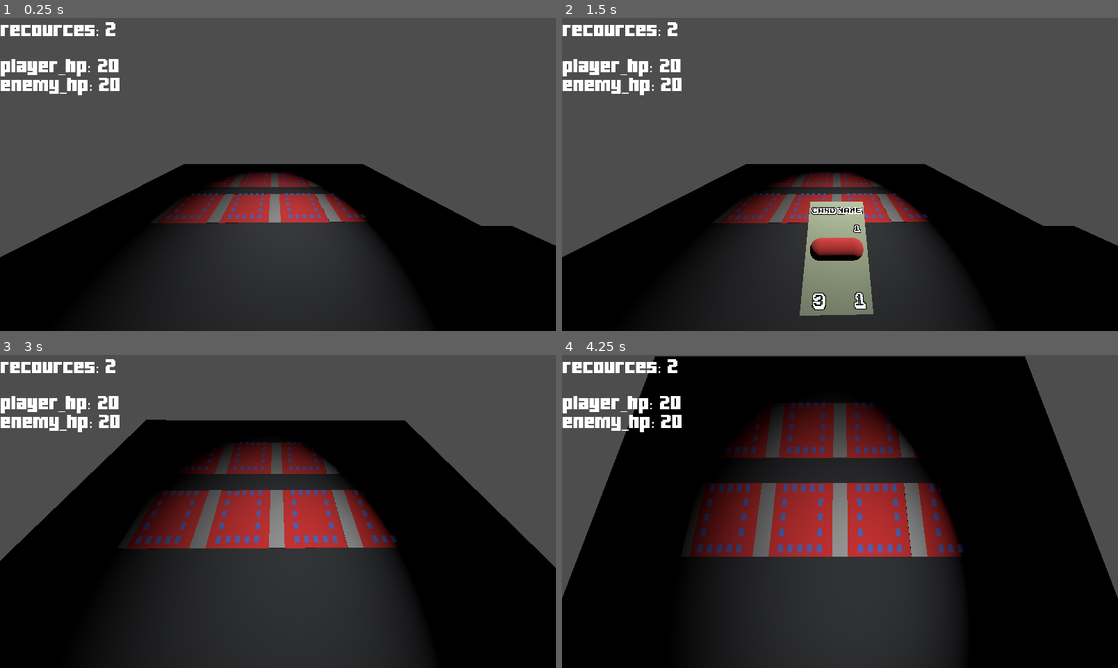
Above: before the commit, frames 1-4 (two rows, left to right).
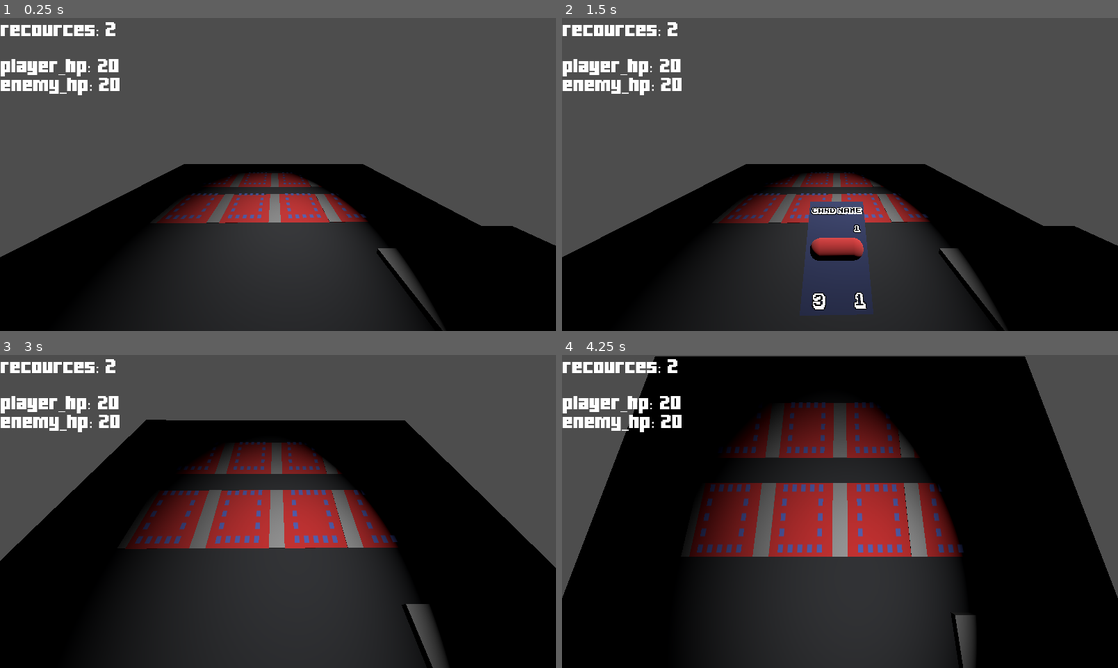
Above: after the commit, the same moments.

Repository: kandlash/Insectophosis
Game: Godot game, scene res://scenes/test_level.tscn
Same seed, same stepped clock (60 frames per second), same inputs: the game is played once before the commit and once after it.
Inputs (mouse positions are in pixels of both pictures, inside the frame that each line leads up to):
- Up to frame 1 (0.25 s): no input
- Up to frame 2 (1.5 s): tap Enter (ui_accept) at 0.5, 0.77, 1.25 s; move the mouse to (962, 158) at 0.52 s; hold A (attack) 0.53-1.28 s; click (962, 158) at 0.8 s; move the mouse to (728, 190) at 1.27 s; hold Down (ui_down) from 1.28 s (still down); click (728, 190) at 1.35 s
- Up to frame 3 (3 s): tap Enter (ui_accept) at 1.52, 2, 2.75 s; tap A (attack) at 1.55 s; move the mouse to (333, 442) at 2.02 s; release Down (ui_down) at 2.03 s; hold 1 (1cam) 2.03-2.78 s; click (333, 442) at 2.3 s; move the mouse to (250, 574) at 2.77 s; tap 2 (2cam) at 2.85 s
- Up to frame 4 (4.25 s): tap Enter (ui_accept) at 3.02, 3.5, 3.77 s; tap A (attack) at 3.05 s; move the mouse to (1006, 558) at 3.52 s; hold Down (ui_down) from 3.53 s (still down); hold A (attack) from 3.53 s (still down); click (1006, 558) at 3.8 s

The runs differ from the first frame. In frame 1, 0.5% of the frame differs, in the area x 67-80%, y 73-100%; in frame 2, 3.6%, in the area x 42-80%, y 58-100%; in frame 3, 0.7%; in frame 4, 0.5%.
Error after the commit: Invalid access to property or key 'name' on a base object of type 'Nil'. (res://scripts/player_head_camera.gd:16)

Commit message:
cards with effects

Diff:
--- /dev/null
+++ b/scenes/dmg_buff_effect_card.tscn
@@ -0,0 +1,18 @@
+[gd_scene load_steps=3 format=3 uid="uid://b80ekt16x7i73"]
+
+[ext_resource type="PackedScene" uid="uid://tyuc3yr6gob0" path="res://scenes/effect_card.tscn" id="1_06la8"]
+[ext_resource type="Script" path="res://scripts/dmg_buff_effect_card.gd" id="2_37h3h"]
+
+[node name="dmg_buff_effect_card" instance=ExtResource("1_06la8")]
+script = ExtResource("2_37h3h")
+dmg_buff = 1
+effect_desc = "increase damage of chosen card"
+card_name = "damager"
+
+[node name="effect_description" parent="." index="3"]
+text = "desc
+asdasdasdasdasdasdasdasdasdasdasdasdasdasdasdasd"
+font_size = 23
+outline_size = 9
+autowrap_mode = 1
+width = 250.0
--- /dev/null
+++ b/scenes/effect_card.tscn
@@ -0,0 +1,55 @@
+[gd_scene load_steps=7 format=3 uid="uid://tyuc3yr6gob0"]
+
+[ext_resource type="FontFile" uid="uid://djn4dvgw8mpda" path="res://assets/ka1.ttf" id="1_ocd5q"]
+[ext_resource type="Script" path="res://scripts/effect_card.gd" id="1_ooum0"]
+
+[sub_resource type="BoxMesh" id="BoxMesh_7t4ss"]
+
+[sub_resource type="BoxShape3D" id="BoxShape3D_wm882"]
+size = Vector3(0.910522, 0.0398876, 0.543945)
+
+[sub_resource type="StandardMaterial3D" id="StandardMaterial3D_qqxnr"]
+albedo_color = Color(0.901961, 0, 0, 1)
+
+[sub_resource type="SphereMesh" id="SphereMesh_gsw6s"]
+
+[node name="effect_card" type="StaticBody3D" groups=["cards"]]
+collision_layer = 2
+collision_mask = 2
+script = ExtResource("1_ooum0")
+
+[node name="card" type="MeshInstance3D" parent="."]
+transform = Transform3D(0.914431, 0, 0, 0, 0.0358521, 0, 0, 0, 0.562295, 0, 0, 0)
+mesh = SubResource("BoxMesh_7t4ss")
+skeleton = NodePath("../..")
+
+[node name="CollisionShape3D" type="CollisionShape3D" parent="."]
+transform = Transform3D(1, 0, 0, 0, 1, 0, 0, 0, 1, 0.00440215, -0.00126705, 0)
+shape = SubResource("BoxShape3D_wm882")
+
+[node name="name_label" type="Label3D" parent="."]
+transform = Transform3D(-1.64167e-08, 0.37557, 1.64167e-08, 0, -1.64167e-08, 0.37557, 0.37557, 1.64167e-08, 7.17596e-16, 0.355405, 0.0381118, 0)
+texture_filter = 0
+text = "card name"
+font = ExtResource("1_ocd5q")
+font_size = 37
+
+[node name="effect_description" type="Label3D" parent="."]
+transform = Transform3D(-1.64167e-08, 0.37557, 1.64167e-08, 0, -1.64167e-08, 0.37557, 0.37557, 1.64167e-08, 7.17596e-16, -0.269419, 0.0381118, 0)
+texture_filter = 0
+text = "card name"
+font = ExtResource("1_ocd5q")
+font_size = 16
+
+[node name="price_label" type="Label3D" parent="."]
+transform = Transform3D(-1.64167e-08, 0.37557, 1.64167e-08, 0, -1.64167e-08, 0.37557, 0.37557, 1.64167e-08, 7.17596e-16, 0.176536, 0.0381118, 0.192774)
+texture_filter = 0
+text = "0
+"
+font = ExtResource("1_ocd5q")
+font_size = 37
+
+[node name="effect_mesh" type="MeshInstance3D" parent="."]
+transform = Transform3D(0.227414, 0, 0, 0, -9.94057e-09, -0.227414, 0, 0.227414, -9.94057e-09, 0, 0, 0)
+material_override = SubResource("StandardMaterial3D_qqxnr")
+mesh = SubResource("SphereMesh_gsw6s")
--- /dev/null
+++ b/scenes/effect_card_deck.tscn
@@ -0,0 +1,5 @@
+[gd_scene load_steps=2 format=3 uid="uid://c5peuf4bq4mra"]
+
+[ext_resource type="PackedScene" uid="uid://bmn5q17yg825e" path="res://scenes/card_deck.tscn" id="1_jrn66"]
+
+[node name="effect_card_deck" instance=ExtResource("1_jrn66")]
--- a/scenes/test_level.tscn
+++ b/scenes/test_level.tscn
@@ -14,6 +14,8 @@
 [ext_resource type="PackedScene" uid="uid://bur7d2bnxf58y" path="res://scenes/battle_place.tscn" id="12_41851"]
 [ext_resource type="PackedScene" uid="uid://g11oq2rsi5o5" path="res://scenes/enemy.tscn" id="13_widnl"]
 [ext_resource type="PackedScene" uid="uid://blmtb68i7o1o4" path="res://scenes/player.tscn" id="14_2adw7"]
+[ext_resource type="PackedScene" uid="uid://c5peuf4bq4mra" path="res://scenes/effect_card_deck.tscn" id="15_kr4su"]
+[ext_resource type="PackedScene" uid="uid://b80ekt16x7i73" path="res://scenes/dmg_buff_effect_card.tscn" id="16_jvesd"]
 
 [node name="test_level" type="Node3D"]
 
@@ -75,3 +77,9 @@
 [node name="enemy" parent="." instance=ExtResource("13_widnl")]
 
 [node name="player" parent="." instance=ExtResource("14_2adw7")]
+
+[node name="effect_card_deck" parent="." instance=ExtResource("15_kr4su")]
+transform = Transform3D(1, 0, 0, 0, 0.138667, 0, 0, 0, 0.416754, -2.32386, 0.179979, 1.49897)
+cards = {
+ExtResource("16_jvesd"): 999
+}
--- a/scripts/card.gd
+++ b/scripts/card.gd
@@ -1,39 +1,25 @@
-extends StaticBody3D
+extends "res://scripts/card_base.gd"
 
-var is_selected = false
-var prev_position
 
-@export var card_name : String = "card name"
 @export var hp : int = 3
 @export var dmg : int = 1
-@export var price : int = 1
 @export var next_stage_card = null
-@onready var name_label := $name_label
 @onready var hp_label := $hp_label
 @onready var attack_label := $attack_label
-@onready var price_label := $price_label
 @onready var attack_ray := $attack_RayCast3D
 
 var is_ready = false
 var is_enemy = false
 
-signal get_back_ended
-
 var player_attack_ray_dir = Vector3(3, 0, 0)
 var enemy_attack_ray_dir = Vector3(-3, 0, 0)
 
 func _ready() -> void:
-	var newMaterial = StandardMaterial3D.new() # Создаём новый материал
-	newMaterial.albedo_color = Color(
-		randf_range(0, 1.0),
-		randf_range(0, 1.0),
-		randf_range(0, 1.0)
-	)
-	$card.material_override = newMaterial
-	name_label.text = card_name
+	super._ready()
+
 	hp_label.text = str(hp)
 	attack_label.text = str(dmg)
-	price_label.text = str(price)
+
 
 func attack(is_enemy):
 	attack_ray.target_position = enemy_attack_ray_dir if is_enemy else player_attack_ray_dir
@@ -61,14 +47,6 @@
 		return
 	collider.get_damage(dmg)
 
-func get_back():
-	var tween = create_tween()
-	tween.tween_property(self,
-	 "position",
-	 prev_position,
-	 0.15).set_trans(Tween.TRANS_SPRING)
-	get_back_ended.emit()
-
 func get_damage(damage: int):
 	hp -= damage
 	if hp <= 0:
@@ -78,16 +56,8 @@
 func update_hp_label():
 	hp_label.text = str(hp)
 
+func update_dmg_label():
+	attack_label.text = str(dmg)
+
 func make_ready():
 	is_ready = true
-
-func make_selected():
-	prev_position = position
-	var tween = create_tween()
-	tween.tween_property(self,
-	 "position",
-	 Vector3(position.x + 0.5, position.y, position.z),
-	 0.15).set_trans(Tween.TRANS_SPRING)
-
-func make_unselected():
-	get_back()
--- /dev/null
+++ b/scripts/card_base.gd
@@ -0,0 +1,41 @@
+extends StaticBody3D
+
+var is_selected = false
+var prev_position
+signal get_back_ended
+@export var card_name : String = "card name"
+@export var price : int = 1
+@onready var name_label := $name_label
+@onready var price_label := $price_label
+
+var is_effect_card = false
+
+func _ready() -> void:
+	var newMaterial = StandardMaterial3D.new() # Создаём новый материал
+	newMaterial.albedo_color = Color(
+		randf_range(0, 1.0),
+		randf_range(0, 1.0),
+		randf_range(0, 1.0)
+	)
+	$card.material_override = newMaterial
+	name_label.text = card_name
+	price_label.text = str(price)
+
+func make_selected():
+	prev_position = position
+	var tween = create_tween()
+	tween.tween_property(self,
+	 "position",
+	 Vector3(position.x + 0.5, position.y, position.z),
+	 0.15).set_trans(Tween.TRANS_SPRING)
+
+func make_unselected():
+	get_back()
+
+func get_back():
+	var tween = create_tween()
+	tween.tween_property(self,
+	 "position",
+	 prev_position,
+	 0.15).set_trans(Tween.TRANS_SPRING)
+	get_back_ended.emit()
--- a/scripts/card_point.gd
+++ b/scripts/card_point.gd
@@ -5,3 +5,5 @@
 
 func _on_child_order_changed() -> void:
 	is_empty = !is_empty
+	if $CollisionShape3D:
+		$CollisionShape3D.disabled = !$CollisionShape3D.disabled
--- /dev/null
+++ b/scripts/dmg_buff_effect_card.gd
@@ -0,0 +1,7 @@
+extends "res://scripts/effect_card.gd"
+
+@export var dmg_buff : int = 1
+
+func make_effect(card):
+	card.dmg += dmg_buff
+	card.update_dmg_label()
--- /dev/null
+++ b/scripts/effect_card.gd
@@ -0,0 +1,15 @@
+extends "res://scripts/card_base.gd"
+
+@export var effect_desc : String = "effect description"
+@onready var effect_description: Label3D = $effect_description
+
+func _ready() -> void:
+	super._ready()
+	effect_description.text = effect_desc
+	is_effect_card = true
+
+func make_on_card_effect(card):
+	pass
+
+func make_on_global_effect():
+	pass
--- a/scripts/enemy.gd
+++ b/scripts/enemy.gd
@@ -35,8 +35,8 @@
 	if empty_places.is_empty():
 		return
 	var card_ = get_strongest(cards)
-	print(cards)
 	var card = card_.instantiate()
+	card.is_enemy = true
 	if enemy_resources - card.price < 0:
 		return
 	enemy_resources -= card.price
--- a/scripts/player_head_camera.gd
+++ b/scripts/player_head_camera.gd
@@ -13,7 +13,7 @@
 		var new_object = shoot_ray()
 		if new_object and new_object.is_in_group("turn_ender"):
 			level_manager.turn_base_manager.end_turn("player")
-		if new_object and new_object.name == "card_deck":
+		if new_object and new_object.name == "card_deck" or new_object.name == "effect_card_deck":
 			if level_manager.hand.player_hand.size() == 2 or player.cards == 0:
 				return
 			var new_card = new_object.get_card()
--- a/scripts/table_topdown_camera.gd
+++ b/scripts/table_topdown_camera.gd
@@ -7,41 +7,86 @@
 	set_process_input(false)
 
 func _input(event: InputEvent) -> void:
-	if level_manager.turn_base_manager.game_state != level_manager.turn_base_manager.GameStates.player_turn:
+	# Проверяем, является ли ход игрока
+	if not _is_player_turn():
 		return
-	if event.is_action_pressed("click"):
-		var new_object = shoot_ray()
-		if not new_object:
-			return
-		if not new_object.is_in_group("card_point"):
-			return
-		if not level_manager.selected_card:
-			return
-		if not new_object.is_empty:
-			return
-		if player.recources -level_manager.selected_card.price < 0:
-			return
-		level_manager.hand.remove_child(level_manager.selected_card)
-		new_object.add_child(level_manager.selected_card)
-		var tween = create_tween()
-		tween.tween_property(
-			level_manager.selected_card,
-			"global_position",
-			new_object.global_position,
-			0.25
-		).set_trans(Tween.TRANS_SPRING)
-		tween.tween_property(
-			level_manager.selected_card,
-			"global_rotation",
-			new_object.global_rotation,
-			0.25
-		).set_trans(Tween.TRANS_SPRING)
 
-		player.update_recources(-level_manager.selected_card.price)
-		Globals.game_ui.update_recources()
-		level_manager.hand.remove_card(level_manager.selected_card)
-		level_manager.unselect_card()
+	# Проверяем нажатие на действие "click"
+	if not event.is_action_pressed("click"):
+		return
 
+	# Проверяем объект, на который указывает луч
+	var new_object = shoot_ray()
+	if not new_object:
+		return
+
+	# Обрабатываем карты с эффектами
+	if _handle_effect_card(new_object):
+		return
+
+	# Проверяем валидность точки назначения и других условий
+	if not _can_place_card(new_object):
+		return
+
+	# Перемещаем карту
+	_place_card(new_object)
+
+
+func _is_player_turn() -> bool:
+	return level_manager.turn_base_manager.game_state == level_manager.turn_base_manager.GameStates.player_turn
+
+
+func _handle_effect_card(new_object: Object) -> bool:
+	if player.recources - level_manager.selected_card.price < 0:
+		return false
+	if new_object.is_in_group("cards") and !new_object.is_enemy and level_manager.selected_card.is_effect_card:
+		var card_to_delete = level_manager.selected_card
+		level_manager.selected_card.make_effect(new_object)
+		update_hand()
+		card_to_delete.queue_free()
+		return true
+	return false
+
+
+func _can_place_card(new_object: Object) -> bool:
+	if not new_object.is_in_group("card_point"):
+		return false
+	if not level_manager.selected_card:
+		return false
+	if not new_object.is_empty:
+		return false
+	if player.recources - level_manager.selected_card.price < 0:
+		return false
+	if level_manager.selected_card.is_effect_card:
+		return false
+	return true
+
+
+func _place_card(new_object: Object) -> void:
+	level_manager.hand.remove_child(level_manager.selected_card)
+	new_object.add_child(level_manager.selected_card)
+
+	var tween = create_tween()
+	tween.tween_property(
+		level_manager.selected_card,
+		"global_position",
+		new_object.global_position,
+		0.25
+	).set_trans(Tween.TRANS_SPRING)
+	tween.tween_property(
+		level_manager.selected_card,
+		"global_rotation",
+		new_object.global_rotation,
+		0.25
+	).set_trans(Tween.TRANS_SPRING)
+
+	update_hand()
+
+func update_hand():
+	player.update_recources(-level_manager.selected_card.price)
+	Globals.game_ui.update_recources()
+	level_manager.hand.remove_card(level_manager.selected_card)
+	level_manager.unselect_card()
 
 func shoot_ray():
 	var mouse_pos = get_viewport().get_mouse_position()
Not shown: 1 places in scenes/spiny_caterpillar_card.tscn that only renumber resources
Not shown: 1 places in scenes/test_level.tscn that only renumber resources
